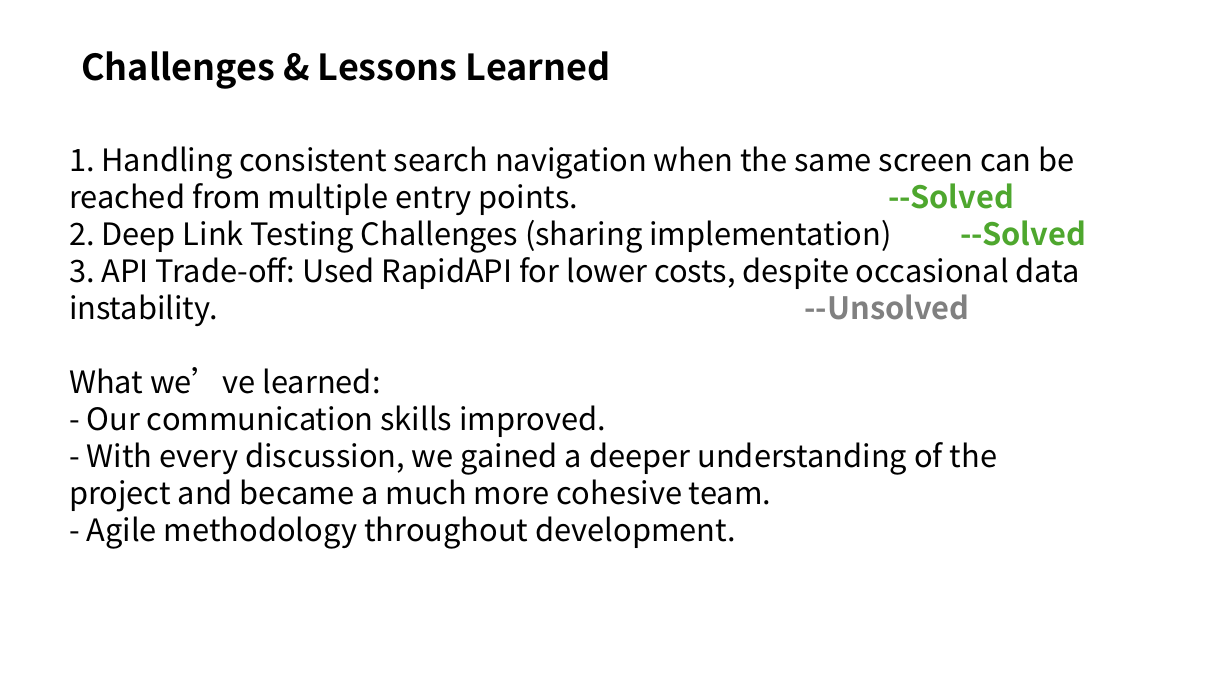
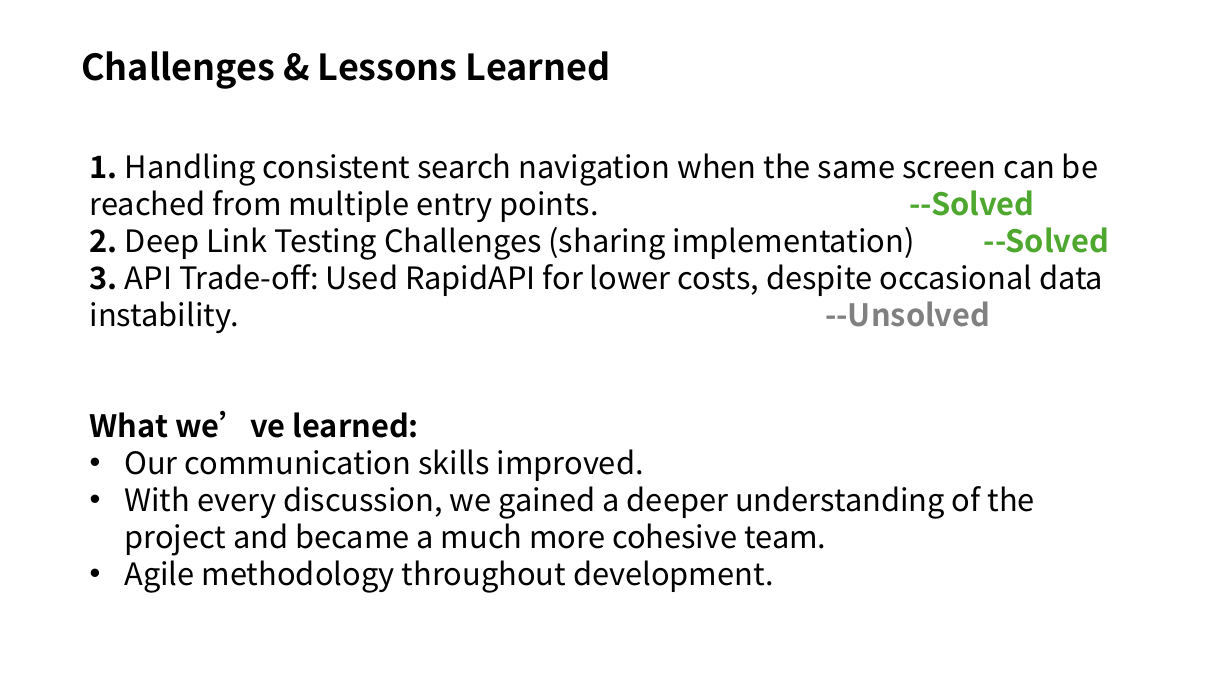
Before and after one commit to buChloeCLY/CS501-Project-DealTracker, a slide deck: slide 6 of cs501 Final.pptx. Drawn at 1232x693 pixels with LibreOffice and Linux fonts; fonts in the diff are those of the drawing; background and template pictures are left out. Boxes give left, top, right and bottom in pixels: in the first picture for what was removed or moved away, otherwise in the second. Text is boxed around its words. In the diff, an @@ line names an element or a change of style, - is before the commit and + after.

```diff
--- a/cs501 Final.pptx
+++ b/cs501 Final.pptx
@@ text "1. Handling consistent search navigation ...": place and size @@
-text "1. Handling consistent search navigation ..." at [69,146,1086,549]
+text "1. Handling consistent search navigation ..." at [90,153,1109,593]
@@ text at [90,153,1109,438]: bold on in "1.", "2.", "3.", "What we’ve learned:" @@
@@ text at [124,449,1034,593]: text changed @@
-- Our communication skills improved.
-- With every discussion, we gained a deeper understanding of the project and became a much more cohesive team.
-- Agile methodology throughout development.
+• Our communication skills improved.
+• With every discussion, we gained a deeper understanding of the project and became a much more cohesive team.
+• Agile methodology throughout development.
```
Also in this commit, not shown: 3 other slides changed, 4 other files.
